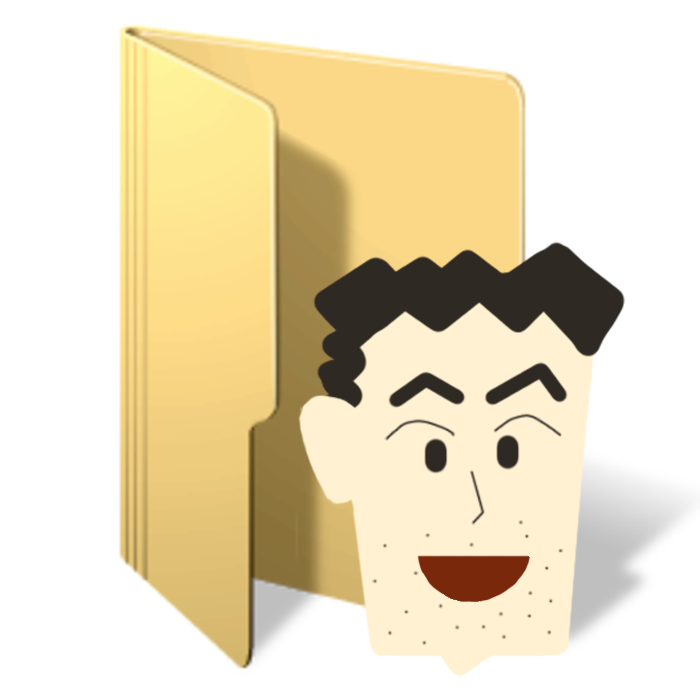
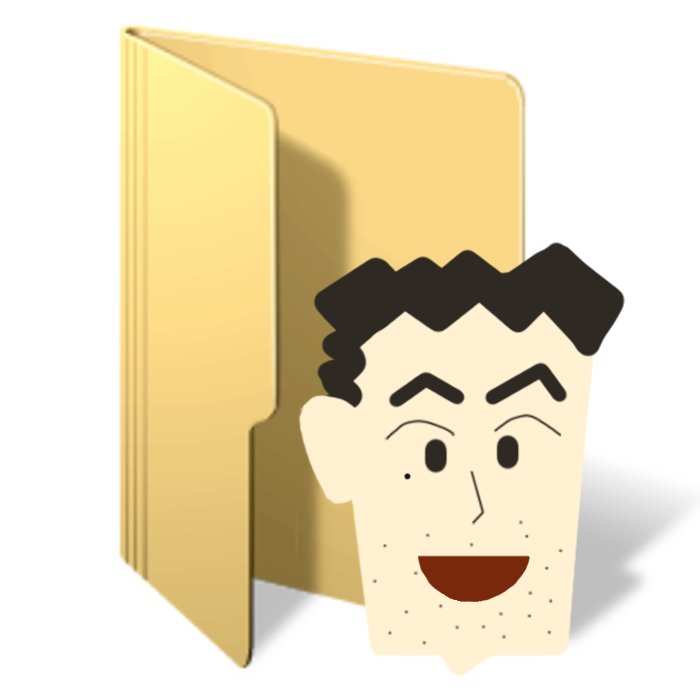
The second 700px x 700px image is a revision of the first. Changes to its layers:
painted on "Layer 8" over 403, 472, 412, 481
